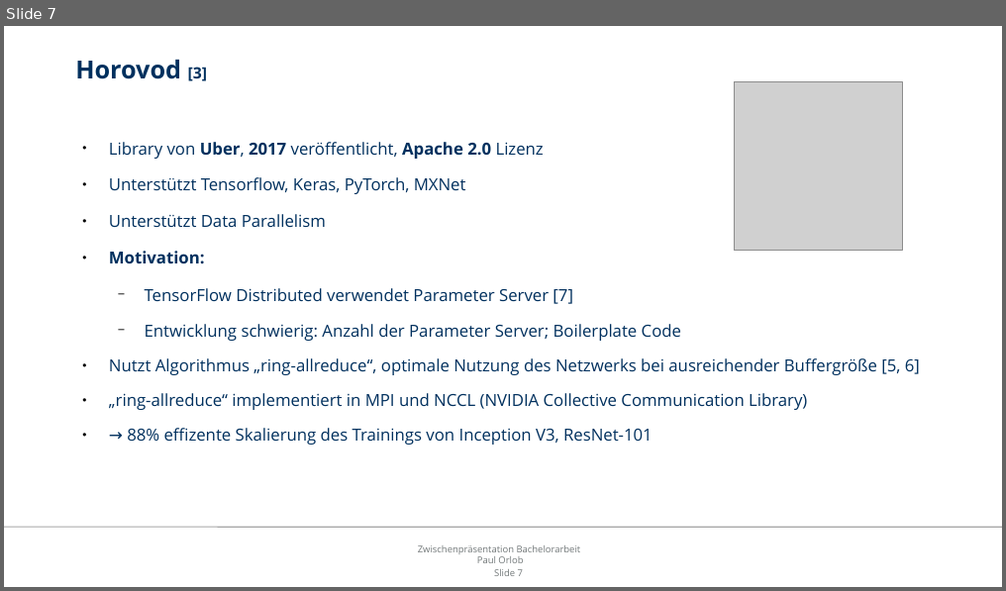
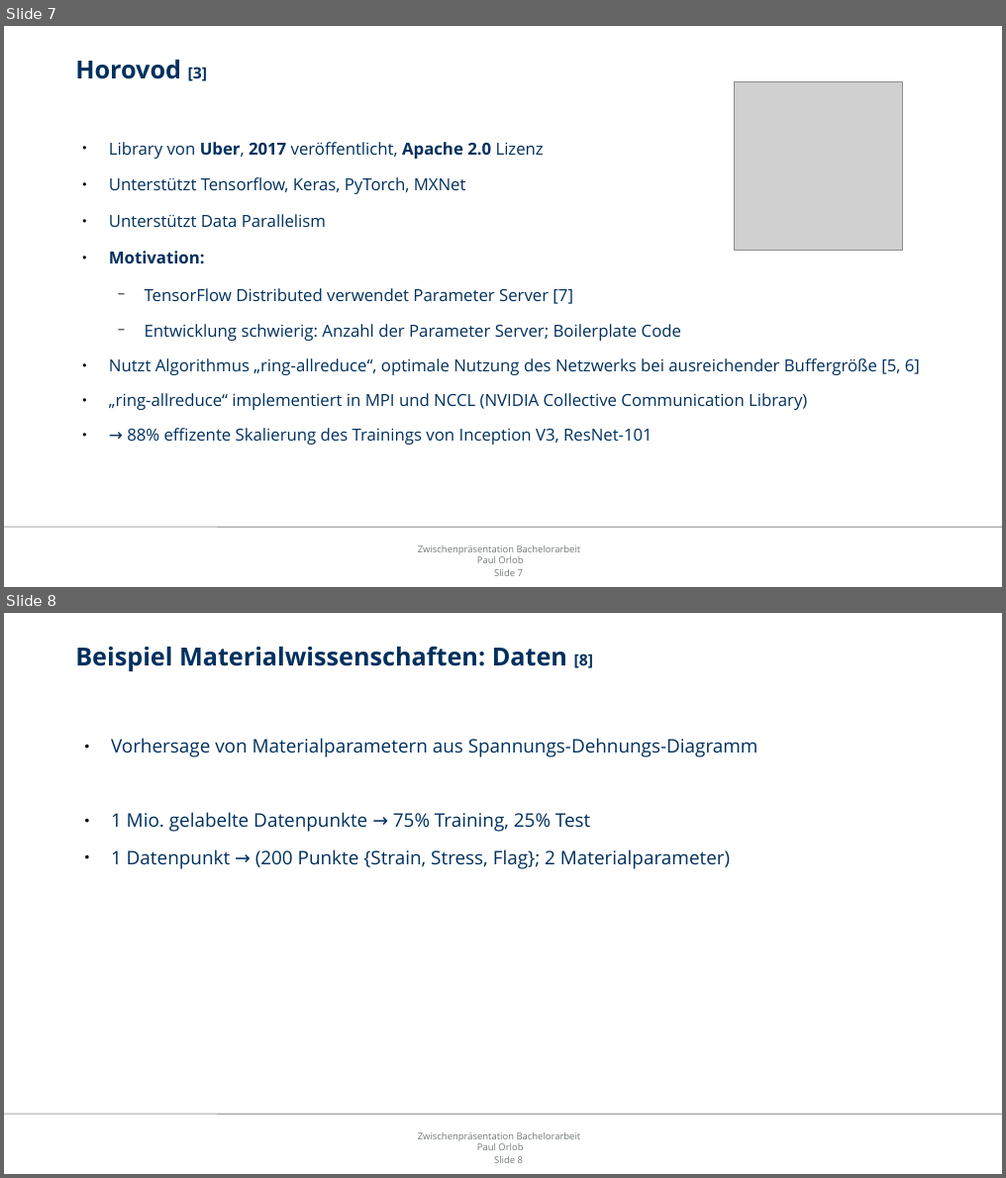
Before and after one commit to orlopau/bachelor-thesis-code, a slide deck: thesis/presentation.odp. Shown one above the other, each under a label of ours: slide 7 before the commit, slides 7 and 8 after it. The pictures are 1006x591 and 1006x1178 pixels, drawn with LibreOffice and Linux fonts; fonts in the diff are those of the drawing; grey boxes stand for pictures; background and template pictures are left out. Boxes give left, top, right and bottom in pixels: in the first picture for what was removed or moved away, otherwise in the second. Text is boxed around its words. In the diff, an @@ line names an element or a change of style, - is before the commit and + after.

```diff
--- a/thesis/presentation.odp
+++ b/thesis/presentation.odp
@@ slide 8 added at box(4, 613, 1002, 1174), background #FFFFFF; not listed: 3 template elements that a slide beside it also shows @@
@@ title added at box(75, 646, 593, 671), 24 pt, text #00305E, bold @@
+Beispiel Materialwissenschaften: Daten [8]
@@ text added at box(111, 738, 758, 869), 18 pt, text #00305E @@
+● Vorhersage von Materialparametern aus Spannungs-Dehnungs-Diagramm
+● 1 Mio. gelabelte Datenpunkte → 75% Training, 25% Test
+● 1 Datenpunkt → (200 Punkte {Strain, Stress, Flag}; 2 Materialparameter)
```
Also in this commit, not shown: 4 slides changed, 20 other slides added, 1 slide removed, 11 other files.
